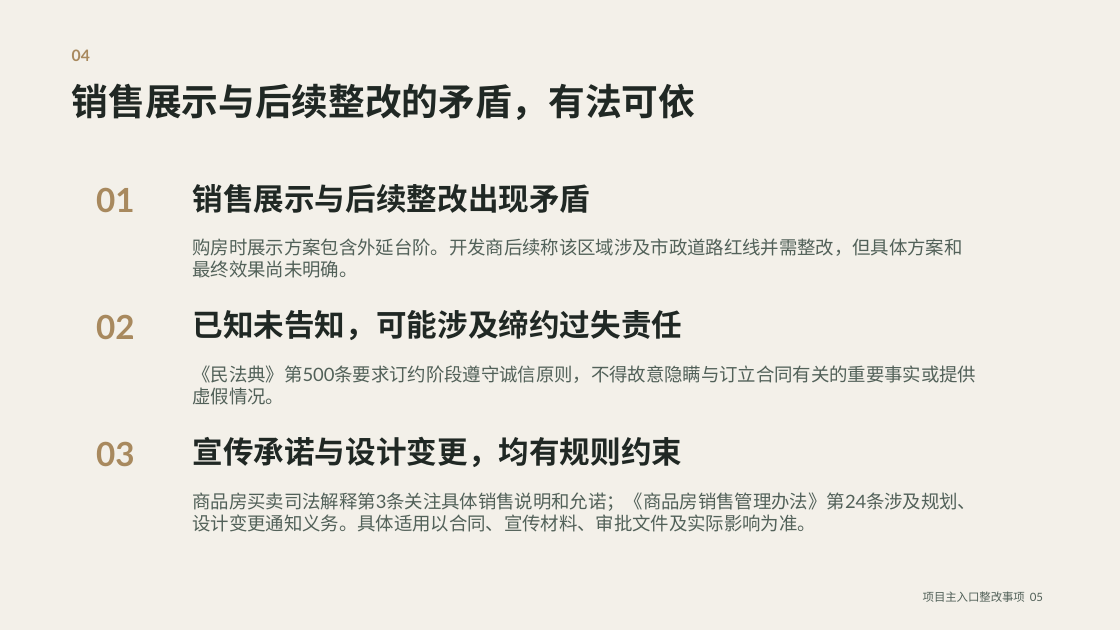
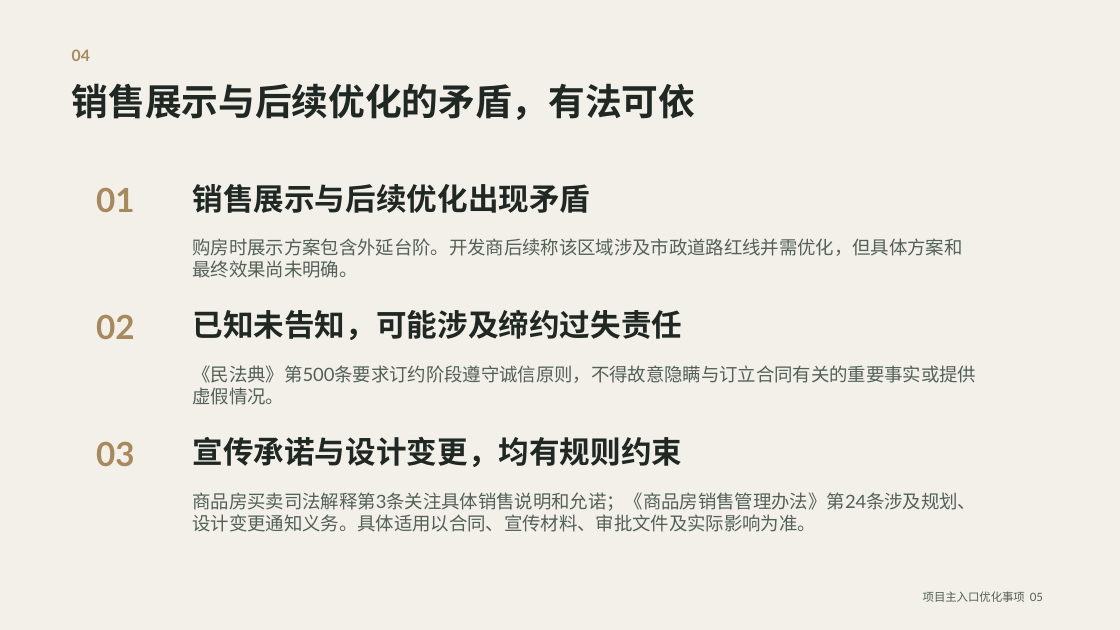
Before and after one commit to jwcesign/entrance-remediation-public-site, a slide deck: slide 5 of files/project-entrance-owner-opinion.pptx. Drawn at 1120x630 pixels with LibreOffice and Linux fonts; fonts in the diff are those of the drawing. Boxes give left, top, right and bottom in pixels: in the first picture for what was removed or moved away, otherwise in the second. Text is boxed around its words. In the diff, an @@ line names an element or a change of style, - is before the commit and + after.

```diff
--- a/files/project-entrance-owner-opinion.pptx
+++ b/files/project-entrance-owner-opinion.pptx
@@ text at (72,83,696,120): text changed @@
-销售展示与后续整改的矛盾，有法可依
+销售展示与后续优化的矛盾，有法可依
@@ text at (193,184,591,213): text changed @@
-销售展示与后续整改出现矛盾
+销售展示与后续优化出现矛盾
@@ text at (193,238,963,278): text changed @@
-购房时展示方案包含外延台阶。开发商后续称该区域涉及市政道路红线并需整改，但具体方案和最终效果尚未明确。
+购房时展示方案包含外延台阶。开发商后续称该区域涉及市政道路红线并需优化，但具体方案和最终效果尚未明确。
@@ text at (923,591,1043,602): text changed @@
-项目主入口整改事项 05
+项目主入口优化事项 05
```
Also in this commit, not shown: 8 other slides changed, 12 other files.
